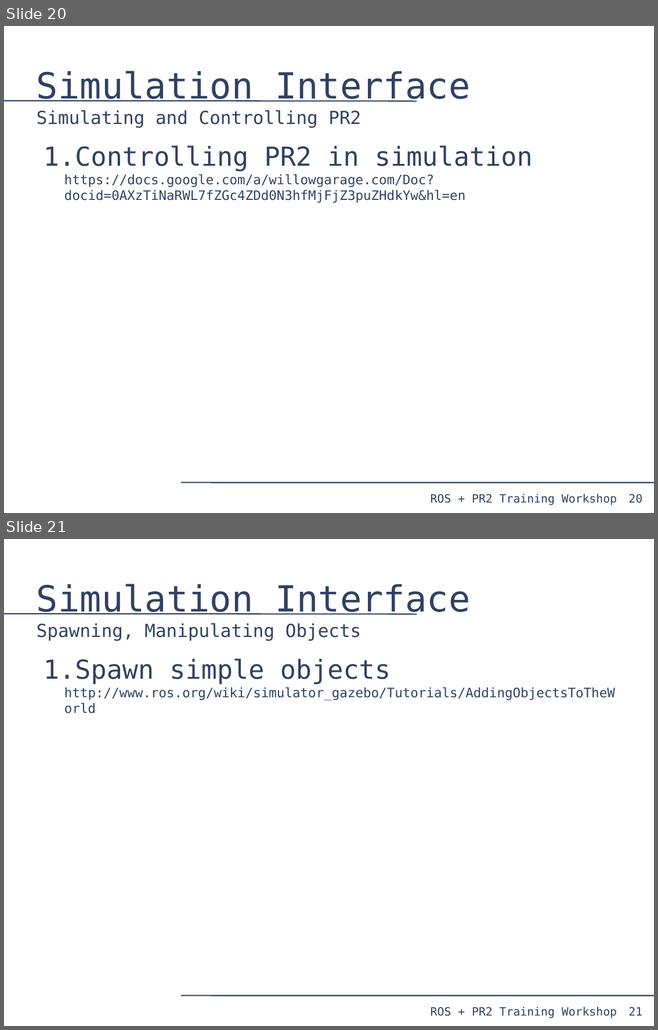
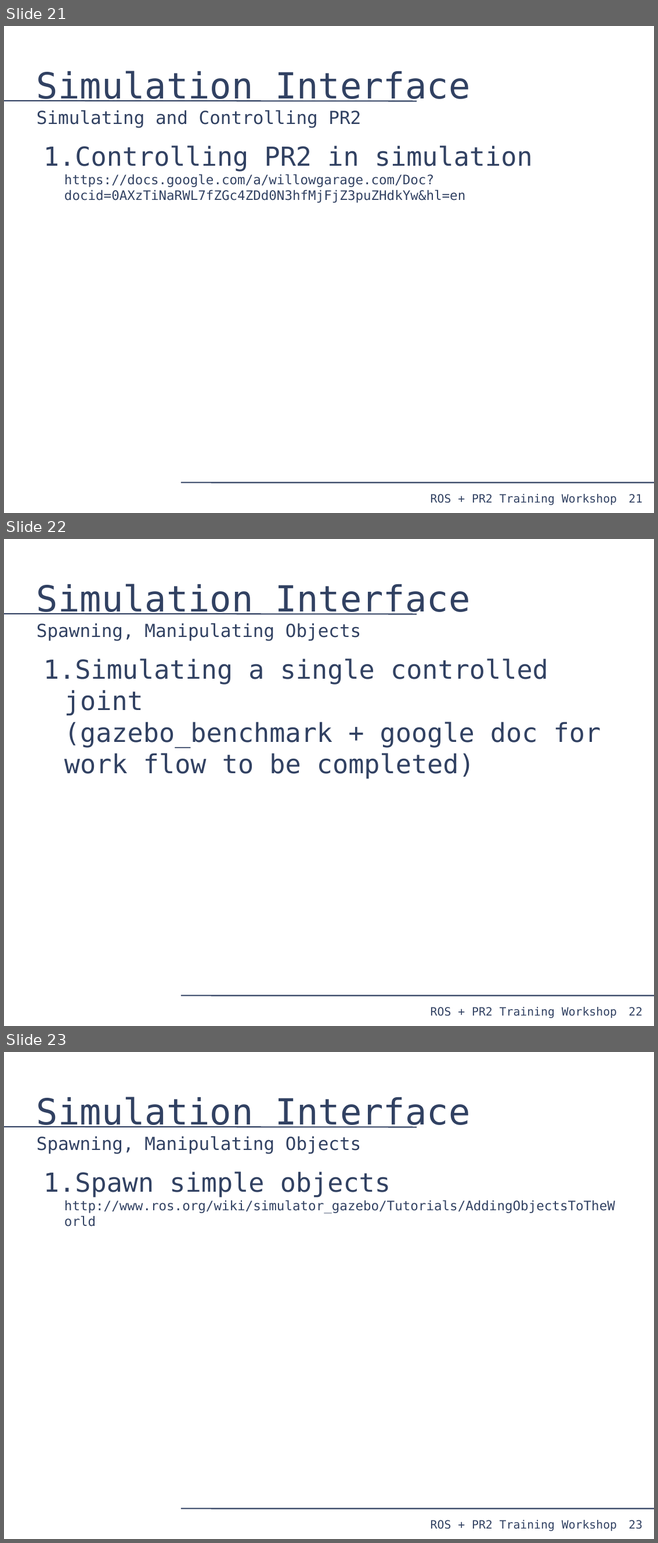
Before and after one commit to PR2/pr2_docs, a slide deck: pr2_training_workshop/simulation/simulation_training_workshop.odp. Shown one above the other, each under a label of ours: slides 20 and 21 before the commit, slides 21, 22 and 23 after it. The pictures are 658x1030 and 658x1543 pixels, drawn with LibreOffice and Linux fonts; fonts in the diff are those of the drawing. Boxes give left, top, right and bottom in pixels: in the first picture for what was removed or moved away, otherwise in the second. Text is boxed around its words. In the diff, an @@ line names an element or a change of style, - is before the commit and + after.

```diff
--- a/pr2_training_workshop/simulation/simulation_training_workshop.odp
+++ b/pr2_training_workshop/simulation/simulation_training_workshop.odp
@@ slide 22 added at bbox=[4, 539, 654, 1026], background #FFFFFF; not listed: 4 template elements that a slide beside it also shows @@
@@ title added at bbox=[36, 584, 470, 641], 22 pt, text #314162 @@
+Simulation Interface
+Spawning, Manipulating Objects
@@ text added at bbox=[43, 658, 601, 779], 32 pt, text #314162 @@
+1. Simulating a single controlled joint
+   (gazebo_benchmark + google doc for work flow to be completed)
@@ what was slide 20 is now slide 21 @@
@@ page number at bbox=[628, 494, 642, 503]: text changed @@
-20
+21
@@ what was slide 21 is now slide 23 @@
@@ page number at bbox=[628, 1520, 642, 1529]: text changed @@
-21
+23
```
Also in this commit, not shown: 4 slides changed, 1 other slide added.
